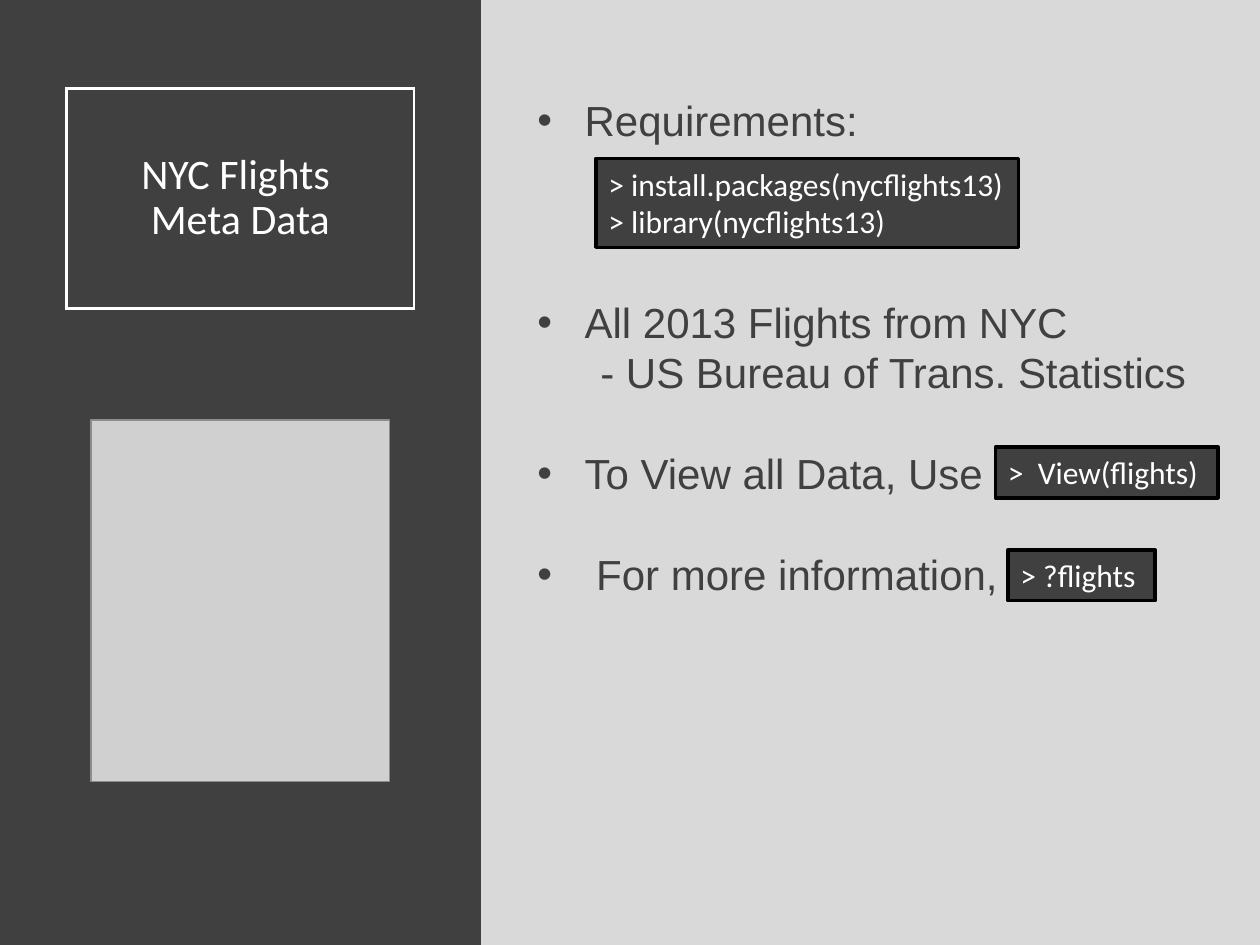
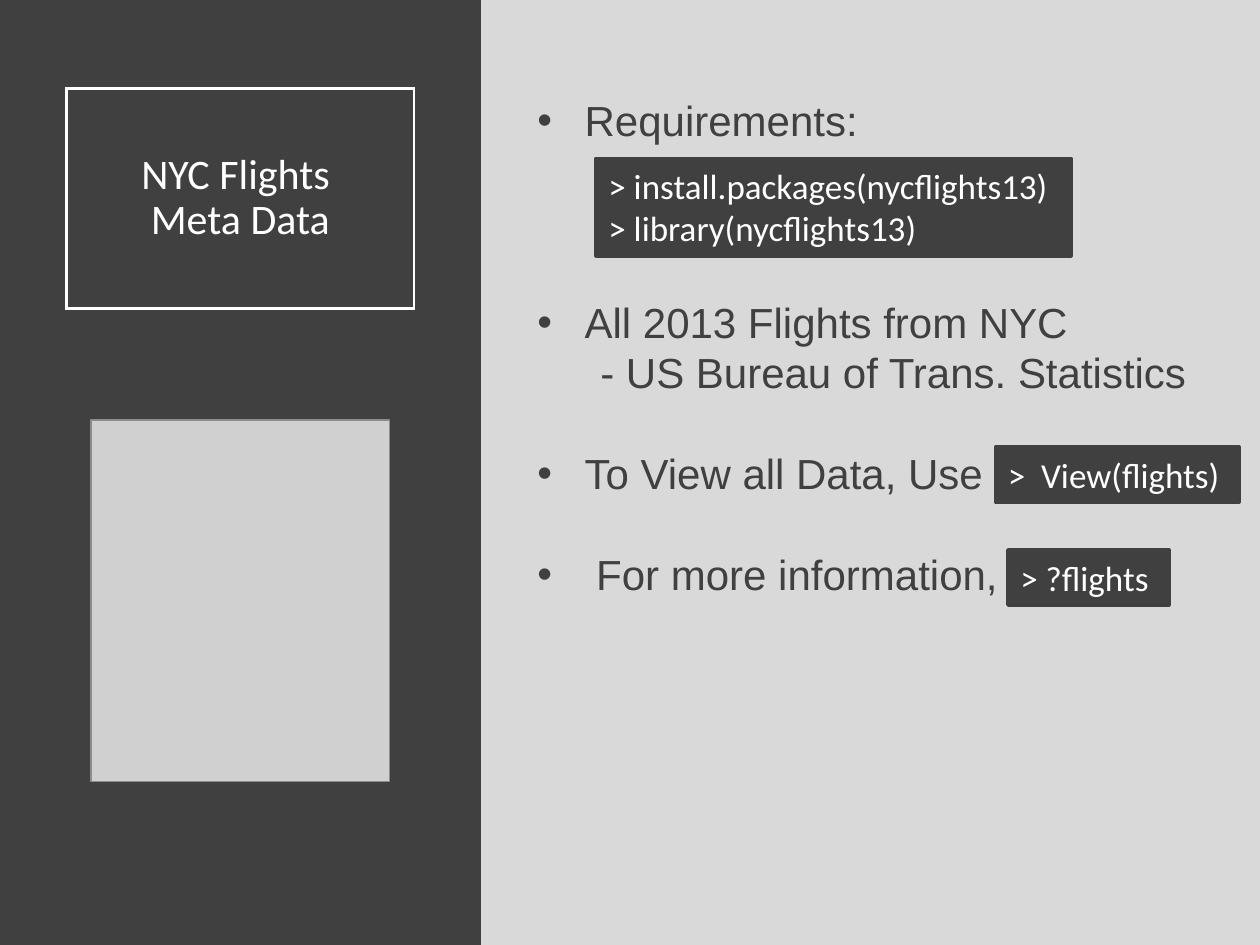
Before and after one commit to Yixf-Self/STOR320_WEBSITE, a slide deck: slide 3 of Lecture/Lecture 4/Lecture 4.pptx. Drawn at 1260x945 pixels with LibreOffice and Linux fonts; fonts in the diff are those of the drawing; grey boxes stand for pictures. Boxes give left, top, right and bottom in pixels: in the first picture for what was removed or moved away, otherwise in the second. Text is boxed around its words. In the diff, an @@ line names an element or a change of style, - is before the commit and + after.

```diff
--- a/Lecture/Lecture 4/Lecture 4.pptx
+++ b/Lecture/Lecture 4/Lecture 4.pptx
@@ size 18 to 20 pt; outline #000000 2 pt to #404040 2 pt in 3 elements at (1008,549,1169,605), (995,447,1239,503), (596,159,1071,256) @@
@@ rectangle "> install.packages(nycflights13)": place and size @@
-rectangle "> install.packages(nycflights13)" at (596,159,1018,248)
+rectangle "> install.packages(nycflights13)" at (596,159,1071,256)
@@ rectangle "> View(flights)": place and size @@
-rectangle "> View(flights)" at (995,447,1218,498)
+rectangle "> View(flights)" at (995,447,1239,503)
@@ rectangle "> ?flights": place and size @@
-rectangle "> ?flights" at (1008,549,1155,600)
+rectangle "> ?flights" at (1008,549,1169,605)
```
Also in this commit, not shown: 21 other slides changed, 1 slide added, 1 slide removed, 3 other files.
